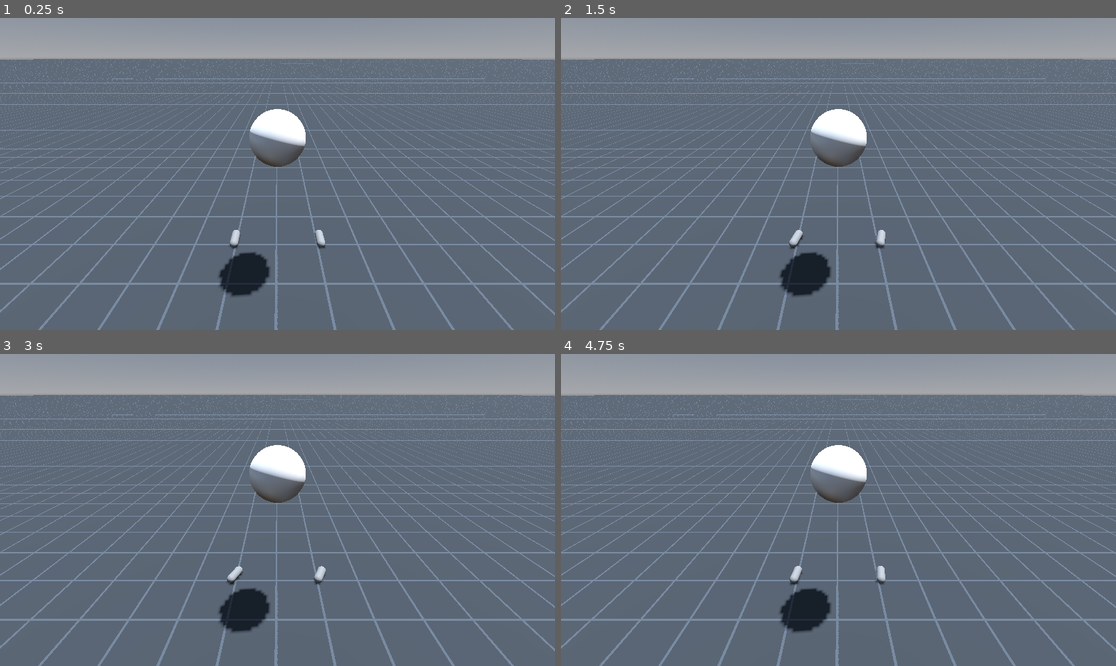
Above: before the commit, frames 1-4 (two rows, left to right).
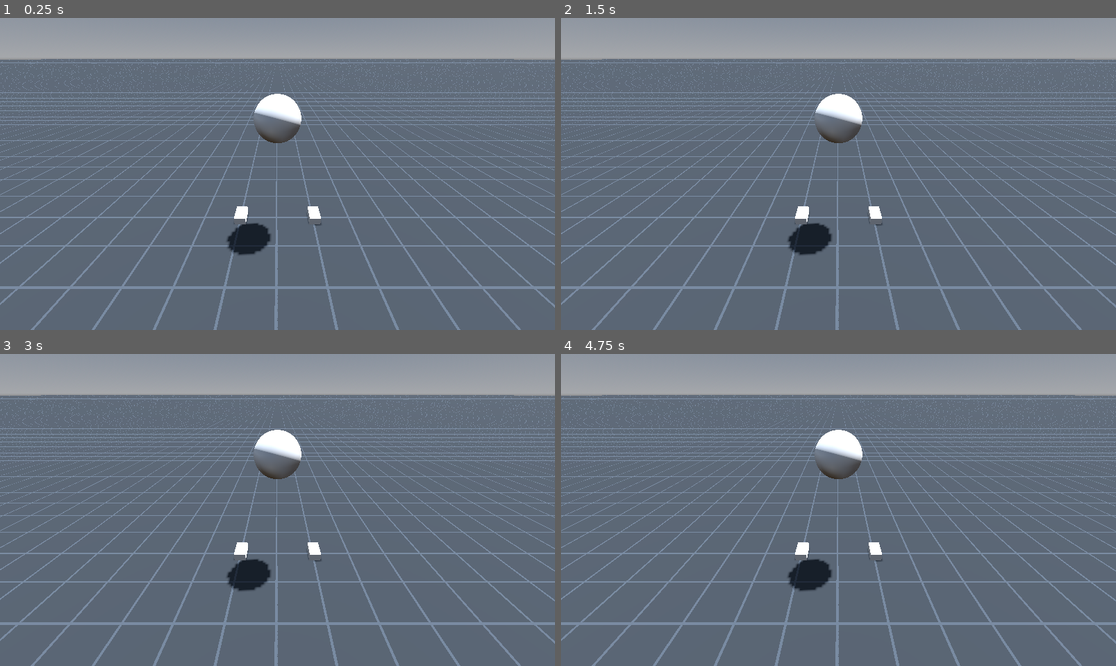
Above: after the commit, the same moments.

Repository: Jerbaloot/ManualSkates
Game: Godot game, scene res://InputTest.tscn
Same seed, same stepped clock (60 frames per second), same inputs: the game is played once before the commit and once after it.
Inputs (mouse positions are in pixels of both pictures, inside the frame that each line leads up to):
- Up to frame 1 (0.25 s): no input
- Up to frame 2 (1.5 s): tap Enter at 0.5 s; move the mouse to (960, 158) at 0.52 s; hold Right 0.53-1.28 s; click (960, 158) at 0.67 s; tap Space at 1.25 s; move the mouse to (727, 189) at 1.27 s; hold Left from 1.28 s (still down)
- Up to frame 3 (3 s): move the mouse to (333, 441) at 2.02 s; release Left at 2.03 s; hold Right from 2.03 s (still down); tap Enter at 2.75 s; move the mouse to (249, 572) at 2.77 s; click (249, 572) at 2.92 s
- Up to frame 4 (4.75 s): move the mouse to (1005, 556) at 3.52 s; release Right at 3.53 s; hold Left from 3.53 s (still down); move the mouse to (672, 463) at 4.27 s

The runs differ from the first frame. In frame 1, 17% of the frame differs, in the area x 0-100%, y 13-100%; in frame 2, 17%; in frame 3, 17%; in frame 4, 17%.

Commit message:
Revert "Terrible system where skates are independent of the skater"
This reverts commit 40ac047271a9e677fa6ad17fbdca9411cdc0f7da.

Diff:
--- a/InputTest.gd
+++ b/InputTest.gd
@@ -1 +1,5 @@
 extends Node3D
+
+
+func _input(event):
+	print(event)
--- a/InputTest.tscn
+++ b/InputTest.tscn
@@ -1,23 +1,17 @@
-[gd_scene load_steps=16 format=3 uid="uid://crckqbi7vprv4"]
+[gd_scene load_steps=14 format=3 uid="uid://crckqbi7vprv4"]
 
 [ext_resource type="Script" path="res://InputTest.gd" id="1_aedyb"]
 [ext_resource type="Script" path="res://Skater.gd" id="2_u5oce"]
 [ext_resource type="Shader" path="res://Grid.gdshader" id="3_f53of"]
-[ext_resource type="Script" path="res://Skate.gd" id="4_ajsyi"]
 
 [sub_resource type="CapsuleShape3D" id="CapsuleShape3D_jrrpi"]
 
 [sub_resource type="StandardMaterial3D" id="StandardMaterial3D_kfme0"]
 
+[sub_resource type="BoxMesh" id="BoxMesh_r7677"]
+size = Vector3(0.3, 0.2, 0.5)
+
 [sub_resource type="SphereMesh" id="SphereMesh_ld7d4"]
-
-[sub_resource type="CapsuleShape3D" id="CapsuleShape3D_2nb0v"]
-radius = 0.1
-height = 0.5
-
-[sub_resource type="CapsuleMesh" id="CapsuleMesh_1euo6"]
-radius = 0.1
-height = 0.5
 
 [sub_resource type="ShaderMaterial" id="ShaderMaterial_b5r6n"]
 render_priority = 0
@@ -45,46 +39,30 @@
 script = ExtResource("1_aedyb")
 
 [node name="Skater" type="CharacterBody3D" parent="."]
-collision_layer = 0
 script = ExtResource("2_u5oce")
-push_strength = 33.423
 
 [node name="CollisionShape3D" type="CollisionShape3D" parent="Skater"]
 transform = Transform3D(1, 0, 0, 0, 1, 0, 0, 0, 1, 0, 1, 0)
 shape = SubResource("CapsuleShape3D_jrrpi")
 
+[node name="LeftFoot" type="MeshInstance3D" parent="Skater"]
+transform = Transform3D(1, 0, 0, 0, 1, 0, 0, 0, 1, -1, 0.1, 0)
+material_override = SubResource("StandardMaterial3D_kfme0")
+mesh = SubResource("BoxMesh_r7677")
+
+[node name="RightFoot" type="MeshInstance3D" parent="Skater"]
+transform = Transform3D(1, 0, 0, 0, 1, 0, 0, 0, 1, 1, 0.1, 0)
+material_override = SubResource("StandardMaterial3D_kfme0")
+mesh = SubResource("BoxMesh_r7677")
+
+[node name="Camera3D" type="Camera3D" parent="Skater"]
+transform = Transform3D(1, -6.59773e-08, 1.60303e-07, -2.26267e-08, 0.867149, 0.498049, -1.71867e-07, -0.498049, 0.867149, 2.38419e-07, 3.87606, 4.30006)
+current = true
+
 [node name="MeshInstance3D" type="MeshInstance3D" parent="Skater"]
 transform = Transform3D(1, 0, 0, 0, 1, 0, 0, 0, 1, 0, 2.73905, 0)
 material_override = SubResource("StandardMaterial3D_kfme0")
 mesh = SubResource("SphereMesh_ld7d4")
-
-[node name="Camera3D" type="Camera3D" parent="Skater"]
-transform = Transform3D(1, 0, 0, 0, 0.866897, 0.498488, 0, -0.498488, 0.866897, 0, 3.99553, 3.44844)
-current = true
-
-[node name="RightSkate" type="CharacterBody3D" parent="."]
-transform = Transform3D(1, 0, 0, 0, 1, 0, 0, 0, 1, 1.053, 0, -0.126)
-script = ExtResource("4_ajsyi")
-
-[node name="CollisionShape3D" type="CollisionShape3D" parent="RightSkate"]
-transform = Transform3D(1, 0, 3.55271e-15, 0, -4.37114e-08, 1, 0, -1, -4.37114e-08, 0, 0.1, 0)
-shape = SubResource("CapsuleShape3D_2nb0v")
-
-[node name="MeshInstance3D" type="MeshInstance3D" parent="RightSkate"]
-transform = Transform3D(1, 0, 3.55271e-15, 0, -4.37114e-08, 1, 0, -1, -4.37114e-08, 0, 0.1, 0)
-mesh = SubResource("CapsuleMesh_1euo6")
-
-[node name="LeftSkate" type="CharacterBody3D" parent="."]
-transform = Transform3D(1, 0, 0, 0, 1, 0, 0, 0, 1, -1.053, 0, -0.126)
-script = ExtResource("4_ajsyi")
-
-[node name="CollisionShape3D" type="CollisionShape3D" parent="LeftSkate"]
-transform = Transform3D(1, 0, 3.55271e-15, 0, -4.37114e-08, 1, 0, -1, -4.37114e-08, 0, 0.1, 0)
-shape = SubResource("CapsuleShape3D_2nb0v")
-
-[node name="MeshInstance3D" type="MeshInstance3D" parent="LeftSkate"]
-transform = Transform3D(1, 0, 3.55271e-15, 0, -4.37114e-08, 1, 0, -1, -4.37114e-08, 0, 0.1, 0)
-mesh = SubResource("CapsuleMesh_1euo6")
 
 [node name="Plane" type="MeshInstance3D" parent="."]
 material_override = SubResource("ShaderMaterial_b5r6n")
--- a/Skate.gd
+++ /dev/null
@@ -1,73 +0,0 @@
-extends CharacterBody3D
-class_name Skate
-
-var gravity = Vector3.DOWN * 10
-var pressed = true
-var raised = false
-var mass = 1
-var default_position : Vector3
-
-func press():
-	pressed = true
-
-func unpress():
-	pressed = false
-
-func _ready():
-	default_position = position
-
-var applied_force = Vector3.ZERO
-var previous_applied_force = Vector3.ZERO
-func _physics_process(delta):
-	velocity += gravity*delta if not raised else Vector3.ZERO
-	velocity += applied_force/mass*delta
-	previous_applied_force = applied_force
-	applied_force = Vector3.ZERO
-
-	if is_on_floor():
-		var parallel_velocity = global_transform.basis.z*velocity.dot(global_transform.basis.z)
-		var perpendicular_velocity = velocity-parallel_velocity
-		if pressed:
-			velocity = parallel_velocity
-		else:
-			velocity = parallel_velocity+perpendicular_velocity*(1-delta)
-
-	move_and_slide()
-
-
-
-var rotate_action = {
-	KEY_LEFT:.5,
-	KEY_RIGHT:-.5
-}
-
-func raise():
-	position.y = default_position.y + .2
-	raised = true
-
-func lower():
-	position.y = default_position.y
-	raised = false
-
-func push_towards(desired_position, strength):
-	var displacement : Vector3 = desired_position - (position - default_position)
-	var direction : Vector3 = displacement.normalized()
-	var force : Vector3 = direction*strength*displacement.length()
-	var parallel_force = global_transform.basis.z*force.dot(global_transform.basis.z)
-	var perpendicular_force = force - parallel_force
-	if pressed:
-		applied_force += parallel_force
-		return -perpendicular_force
-	elif not pressed:
-		applied_force += parallel_force + .5*perpendicular_force
-		return .5*perpendicular_force
-
-
-
-func _process(delta):
-	for key in rotate_action:
-		if Input.is_key_pressed(key):
-			rotate_y(rotate_action[key]*delta)
-
-func get_facing_direction() -> Vector3:
-	return global_transform.basis.z
--- a/Skater.gd
+++ b/Skater.gd
@@ -1,6 +1,44 @@
 extends CharacterBody3D
 class_name Skater
 
+class Skate:
+	var default_pos : Vector3
+	var skate_object : Node3D
+	var angle : float = 0
+	const rotate_angle : float = PI/4
+	var raised = false
+	var pressed = false
+
+	func _init(skate_object : Node3D):
+		self.default_pos = skate_object.position
+		self.skate_object = skate_object
+		self.angle = 0
+
+	## Returns the resisted direction
+	func move(offset : Vector3) -> Vector3:
+		var original_position = skate_object.position
+		skate_object.position.x = default_pos.x + offset.x
+		skate_object.position.z = default_pos.z + offset.z
+		var change = skate_object.position - original_position
+		return change
+
+	func raise(amount):
+		skate_object.position.y += amount
+		raised = true
+
+	func lower(amount):
+		skate_object.position.y -= amount
+		raised = false
+
+	func rotate(amount):
+		self.angle += amount
+		skate_object.rotation.y = self.angle
+
+	func press():
+		pressed = true
+
+	func unpress():
+		pressed = false
 
 
 var left_skate : Skate
@@ -9,7 +47,6 @@
 
 enum DIRECTIONS{LEFT_HOR, LEFT_VER, RIGHT_HOR, RIGHT_VER}
 
-# Desired push with joypad axis directions as keys
 var desired_push = {
 	DIRECTIONS.LEFT_HOR:0.0,
 	DIRECTIONS.LEFT_VER:0.0,
@@ -17,22 +54,13 @@
 	DIRECTIONS.RIGHT_VER:0.0,
 }
 
-## Button map for raising axis of each skate, initialized in _ready()
 var raise_axis = {}
-## Button map for pushing down axis of each skate, initialized in _ready()
 var press_stick = {}
-## Button map for rotating axis of each skate, initialized in _ready()
-var rotate_button = {}
-## Angle for rotation of each skate, initialized in _ready()
-var rotate_angle = {}
-## Default position for each skate
-var default_position
-
 
 ## Initializes each skate to get starting value from physical objects
 func _ready():
-	right_skate = $"../RightSkate"
-	left_skate = $"../LeftSkate"
+	right_skate = Skate.new($RightFoot)
+	left_skate = Skate.new($LeftFoot)
 	raise_axis = {
 			JOY_AXIS_TRIGGER_LEFT : left_skate,
 			JOY_AXIS_TRIGGER_RIGHT : right_skate,
@@ -41,23 +69,10 @@
 		JOY_BUTTON_LEFT_STICK : left_skate,
 		JOY_BUTTON_RIGHT_STICK : right_skate,
 	}
-	rotate_button = {
-		JOY_BUTTON_LEFT_SHOULDER : left_skate,
-		JOY_BUTTON_RIGHT_SHOULDER : right_skate,
-	}
-	rotate_angle = {
-		left_skate : PI/4,
-		right_skate : -PI/4
-	}
-	default_position = {
-		left_skate : left_skate.position,
-		right_skate : right_skate.position
-	}
-
 
 @export var mass : float = 10.0
 @export var max_push_force : float = 10.0
-@export_range(0,100) var push_strength : float = 10.0
+
 func _physics_process(delta):
 
 	# Create and clamp desired left position vector
@@ -67,46 +82,31 @@
 	# Create and clamp desired right position vector
 	var desired_right_position = Vector3(desired_push[DIRECTIONS.RIGHT_HOR],0,desired_push[DIRECTIONS.RIGHT_VER])
 	desired_right_position = clamp_magnitude(desired_right_position, 1.0)
-#
-#	left_skate.position.x = desired_left_position.x + left_skate.starting_position.x
-#	left_skate.position.z = desired_left_position.z + left_skate.starting_position.z
-#	right_skate.position.x = desired_right_position.x + right_skate.starting_position.x
-#	right_skate.position.z = desired_right_position.z + right_skate.starting_position.z
 
 
-	var left_skate_force = left_skate.push_towards(desired_left_position, push_strength)
-	var right_skate_force = right_skate.push_towards(desired_right_position, push_strength)
 
-	var total_force = left_skate_force + right_skate_force + Vector3.DOWN*10
-	var acceleration = total_force/mass
+	var left_return_force = left_skate.move(desired_left_position)
+	var right_return_force = right_skate.move(desired_right_position)
 
-	velocity += acceleration*delta
-	move_and_slide()
-
-	for skate in [left_skate, right_skate]:
-		skate.default_position = default_position[skate]
-	clamp_skate_positions()
-
-## Prevent skates from leaving range
-func clamp_skate_positions():
-	for object in [left_skate, right_skate]:
-		var skate : Skate = object as Skate
-		var skate_offset = skate.position - (default_position[skate]+self.position)
-		skate.position = clamp_magnitude(skate_offset,1.) + default_position[skate]
+	velocity += (left_return_force + right_return_force)/mass
 
 
 func _input(event):
 	# Rotating the skates with bumpers
 	if event is InputEventJoypadButton:
+		var rotate_button = {
+			9 : left_skate,
+			10 : right_skate
+		}
+		var rotate_angle = {
+			left_skate : PI/4,
+			right_skate : -PI/4
+		}
 		if event.button_index in rotate_button.keys():
 			var skate : Skate = rotate_button[event.button_index]
 			var angle : float = rotate_angle[skate]
+			skate.rotate(angle) if event.pressed else skate.rotate(-angle)
 			return
-
-		if event.button_index in press_stick.keys():
-			var skate : Skate = press_stick[event.button_index]
-			skate.press() if event.pressed else skate.unpress()
-
 
 	# Getting desired push direction
 	if event is InputEventJoypadMotion:
@@ -118,7 +118,8 @@
 
 		elif (event as InputEventJoypadMotion).axis in raise_axis.keys():
 			var skate : Skate = raise_axis[event.axis]
-			skate.lower() if event.axis_value < 0.5 else skate.raise()
+			skate.lower(.2) if event.axis_value < 0.5 else skate.raise(.2)
+			print(event.axis_value)
 
 
 
